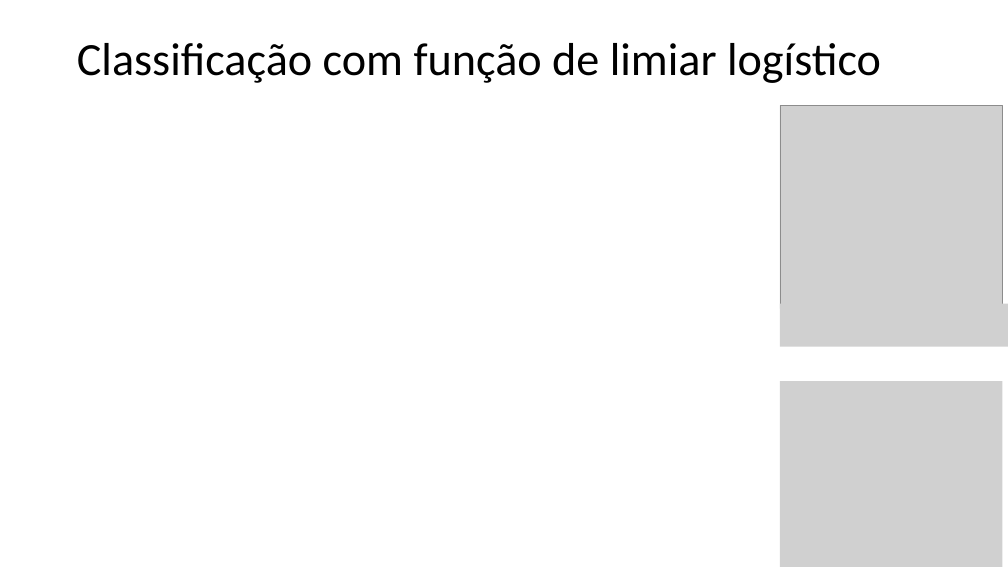
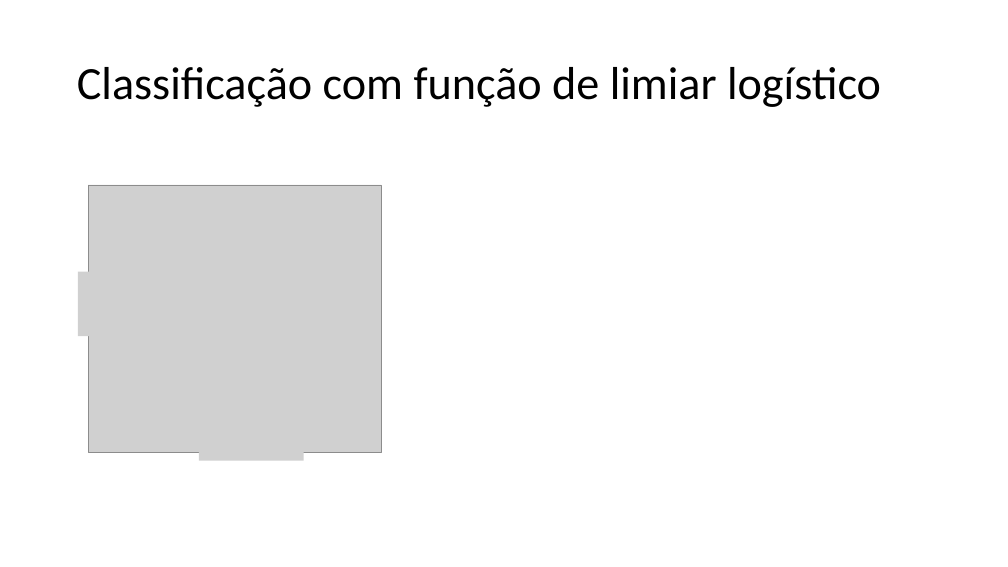
Before and after one commit to zz4fap/t320_aprendizado_de_maquina, a slide deck: slide 6 of slides/T320_Classificação (Parte III).pptx (slide 4 before the commit). Drawn at 1008x567 pixels with LibreOffice and Linux fonts; fonts in the diff are those of the drawing; grey boxes stand for pictures. Boxes give left, top, right and bottom in pixels: in the first picture for what was removed or moved away, otherwise in the second. Text is boxed around its words. In the diff, an @@ line names an element or a change of style, - is before the commit and + after.

```diff
--- a/slides/T320_Classificação (Parte III).pptx
+++ b/slides/T320_Classificação (Parte III).pptx
@@ title "Classificação com função de limiar ...": place and size @@
-title "Classificação com função de limiar ..." at [77, 43, 881, 83]
+title "Classificação com função de limiar ..." at [77, 67, 881, 107]
@@ picture: place and size @@
-picture at [780, 105, 1003, 309]
+picture at [88, 185, 382, 453]
@@ picture added at [78, 272, 103, 336] @@
@@ picture removed at [780, 303, 1008, 346] @@
@@ picture removed at [780, 381, 1003, 567] @@
@@ picture added at [199, 436, 304, 461] @@
```
Also in this commit, not shown: 2 other slides changed, 8 slides added, 8 other files.
